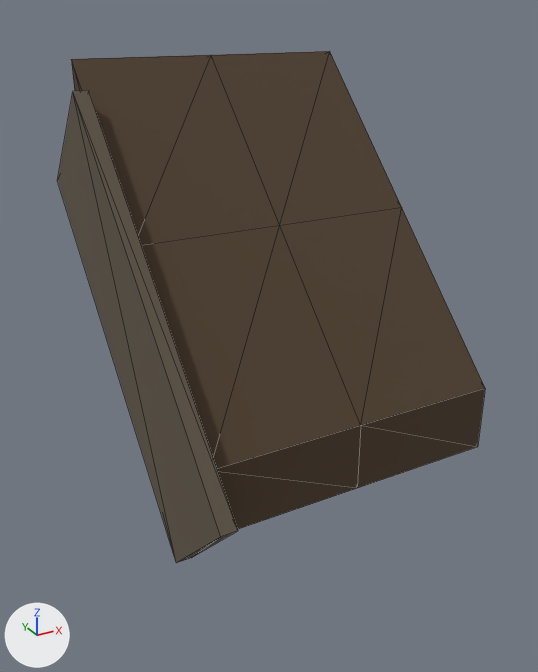
Before and after pictures for a commit that changed the glTF model godot/assets/props/modelle/dach_ecke_l.glb.
One viewpoint serves both versions: a 50 mm lens placed at (-0.842, -1.289, 0.388), pointed at (-0.281, -0.269, -0.122). The axes (+X, +Y, +Z) are drawn at lower left. The lights are the same throughout. The picture after the commit comes second. Mesh edges are drawn as thin lines. Vertices at exactly the same position are counted once.

Names of what the first picture shows: 'dach_ecke_l'.
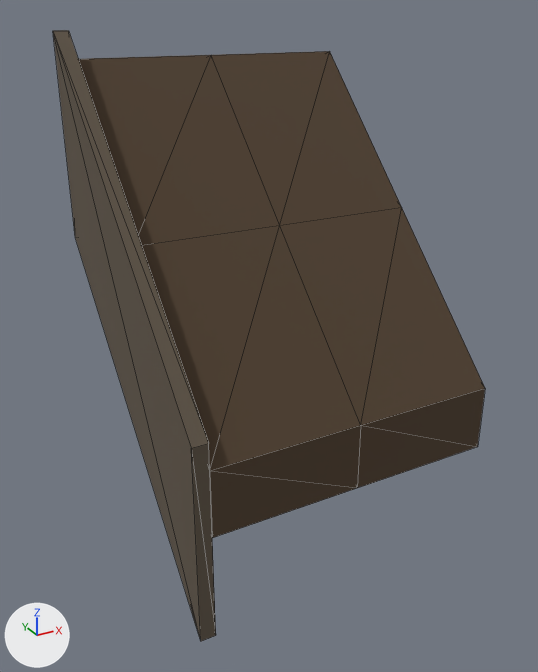
Where the change shows, as pixel boxes (x1, y1, x2, y2) in the pictures (538 x 672 px; the box of a moved part takes in the faces that stretch with it):
'dach_ecke_l', reshaped (19% taller): before (58, 51, 485, 563); after (53, 30, 485, 641)
part 1 of me_dach_ecke_l, moved or reshaped: before (73, 90, 238, 557); after (53, 33, 216, 641)

The change, as a diff of the scene's bpy script:
```diff
--- a/godot/assets/props/modelle/dach_ecke_l.glb.py
+++ b/godot/assets/props/modelle/dach_ecke_l.glb.py
@@ me_dach_ecke_l @@
 # used by ob_dach_ecke_l; location = (0.0, 0.0, 0.0)
-me_dach_ecke_l.from_pydata(...)  # 26 vertices, 44 faces; spans x -0.525..0.0, y -0.585..0.085, z -0.398..0.313
-me_dach_ecke_l.vertices[18].co = (-0.5, -0.415, -0.398)  # pixel (191, 557)
-me_dach_ecke_l.vertices[19].co = (-0.5, -0.585, -0.229)  # pixel (238, 530)
-me_dach_ecke_l.vertices[20].co = (-0.525, -0.415, -0.398)  # pixel (176, 562)
-me_dach_ecke_l.vertices[21].co = (-0.525, -0.585, -0.229)  # pixel (220, 536)
-me_dach_ecke_l.vertices[22].co = (-0.5, 0.085, 0.102)
-me_dach_ecke_l.vertices[23].co = (-0.5, -0.085, 0.271)  # pixel (88, 90)
-me_dach_ecke_l.vertices[24].co = (-0.525, 0.085, 0.102)  # pixel (57, 180)
-me_dach_ecke_l.vertices[25].co = (-0.525, -0.085, 0.271)  # pixel (72, 91)
+me_dach_ecke_l.from_pydata(...)  # 26 vertices, 44 faces; spans x -0.525..0.0, y -0.5..0.0, z -0.483..0.356
+# me_dach_ecke_l part 1
+me_dach_ecke_l.vertices[18].co = (-0.525, -0.5, -0.483)  # pixel (200, 641)
+me_dach_ecke_l.vertices[19].co = (-0.525, 0.0, 0.017)  # pixel (75, 237)
+me_dach_ecke_l.vertices[20].co = (-0.525, 0.0, 0.356)  # pixel (52, 30)
+me_dach_ecke_l.vertices[21].co = (-0.525, -0.5, -0.144)  # pixel (191, 448)
+me_dach_ecke_l.vertices[22].co = (-0.5, -0.5, -0.483)  # pixel (215, 635)
+me_dach_ecke_l.vertices[23].co = (-0.5, 0.0, 0.017)
+me_dach_ecke_l.vertices[24].co = (-0.5, 0.0, 0.356)  # pixel (68, 30)
+me_dach_ecke_l.vertices[25].co = (-0.5, -0.5, -0.144)  # pixel (208, 443)
 me_dach_ecke_l.materials.append(mat_schindeln)
```
